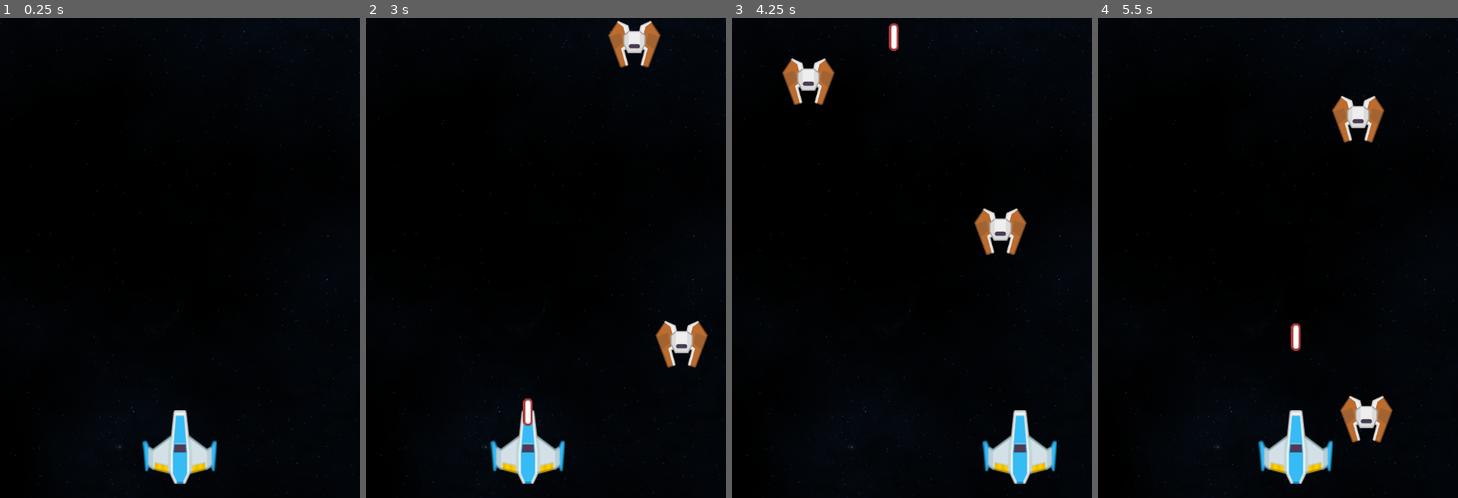
Above: before the commit, frames 1-4 (left to right).
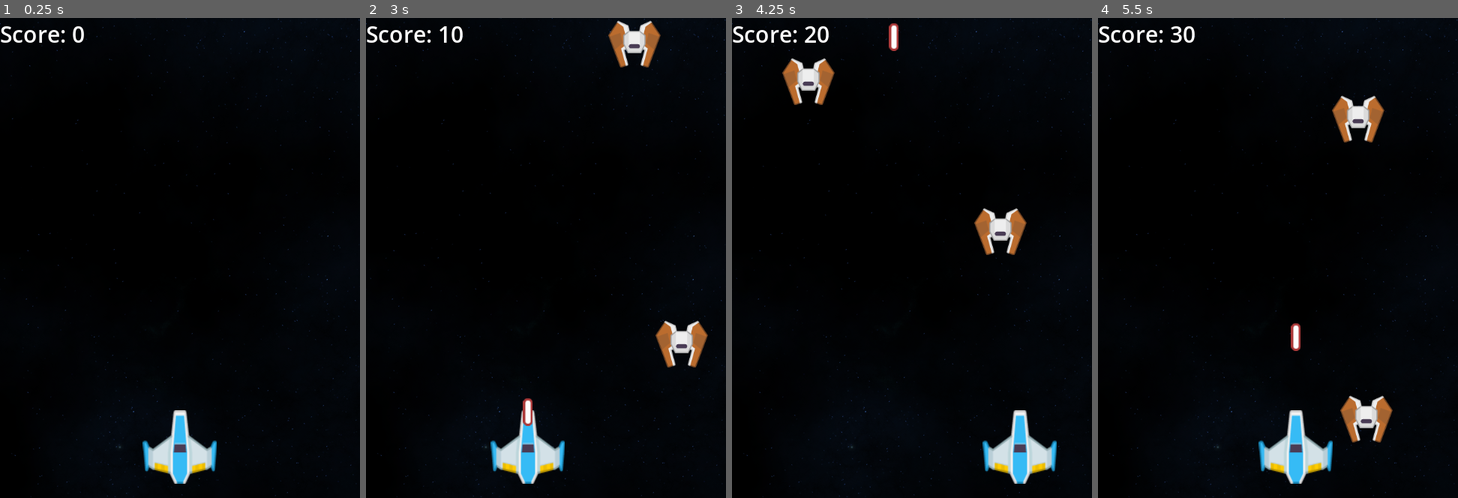
Above: after the commit, the same moments.

Repository: BenCoder302/Space-shooter-2d
Game: Godot game, scene res://scenes/main.tscn
The game is run twice, just before and just after one commit, with the same random seed, the same clock (stepped at 60 frames per second) and the same inputs.
Inputs (mouse positions are in pixels of both pictures, inside the frame that each line leads up to):
- Up to frame 1 (0.25 s): no input
- Up to frame 2 (3 s): tap Enter at 0.5 s; move the mouse to (625, 234) at 0.52 s; click (625, 234) at 0.6 s; move the mouse to (474, 282) at 1.27 s; click (474, 282) at 1.35 s; move the mouse to (582, 152) at 2.02 s; click (582, 152) at 2.1 s; move the mouse to (528, 354) at 2.77 s; click (528, 354) at 2.85 s
- Up to frame 3 (4.25 s): move the mouse to (1020, 330) at 3.52 s; click (1020, 330) at 3.6 s
- Up to frame 4 (5.5 s): move the mouse to (1170, 186) at 4.27 s; click (1170, 186) at 4.35 s; move the mouse to (1296, 258) at 5.02 s; click (1296, 258) at 5.1 s

The runs differ from the first frame. In frame 1, 0.3% of the frame differs, in the area x 0-24%, y 1-6%; in frame 2, 0.3%; in frame 3, 0.4%; in frame 4, 0.4%, in the area x 0-27%, y 1-6%.

Commit message:
Added score

Diff:
--- a/project.godot
+++ b/project.godot
@@ -14,6 +14,10 @@
 run/main_scene="res://scenes/main.tscn"
 config/features=PackedStringArray("4.6", "Mobile")
 config/icon="res://icon.svg"
+
+[autoload]
+
+GameState="*uid://bsiau27mpb2xw"
 
 [display]
 
--- a/scenes/main.tscn
+++ b/scenes/main.tscn
@@ -6,6 +6,10 @@
 [ext_resource type="PackedScene" uid="uid://h5awh74k7677" path="res://scenes/laser.tscn" id="4_jyhfs"]
 [ext_resource type="PackedScene" uid="uid://b7pqlnu1t0v8p" path="res://scenes/enemy.tscn" id="5_tbgi4"]
 [ext_resource type="Script" uid="uid://ev4yh7duuko3" path="res://scipts/enemy_spawner.gd" id="6_tefeu"]
+[ext_resource type="Script" uid="uid://cr4u2d5n3rcgn" path="res://scipts/label.gd" id="7_o6xl0"]
+
+[sub_resource type="LabelSettings" id="LabelSettings_tefeu"]
+font_size = 30
 
 [node name="Main" type="Node2D" unique_id=807371507]
 
@@ -32,4 +36,11 @@
 [node name="Timer" type="Timer" parent="EnemySpawner" unique_id=514478283]
 autostart = true
 
+[node name="Label" type="Label" parent="." unique_id=139973494]
+offset_right = 40.0
+offset_bottom = 23.0
+text = "Score: 0"
+label_settings = SubResource("LabelSettings_tefeu")
+script = ExtResource("7_o6xl0")
+
 [connection signal="timeout" from="EnemySpawner/Timer" to="EnemySpawner" method="spawn_enemy_ship"]
--- a/scipts/enemy.gd
+++ b/scipts/enemy.gd
@@ -9,3 +9,4 @@
 
 func _on_area_entered(area: Area2D) -> void:
 	queue_free()
+	GameState.score += 10
--- /dev/null
+++ b/scipts/game_state.gd
@@ -0,0 +1,3 @@
+extends Node
+
+var score = 0
--- /dev/null
+++ b/scipts/label.gd
@@ -0,0 +1,4 @@
+extends Label
+
+func _process(delta: float) -> void:
+	text = "Score: " + str(GameState.score)
Not shown, added: scipts/game_state.gd.uid
Not shown, added: scipts/label.gd.uid
